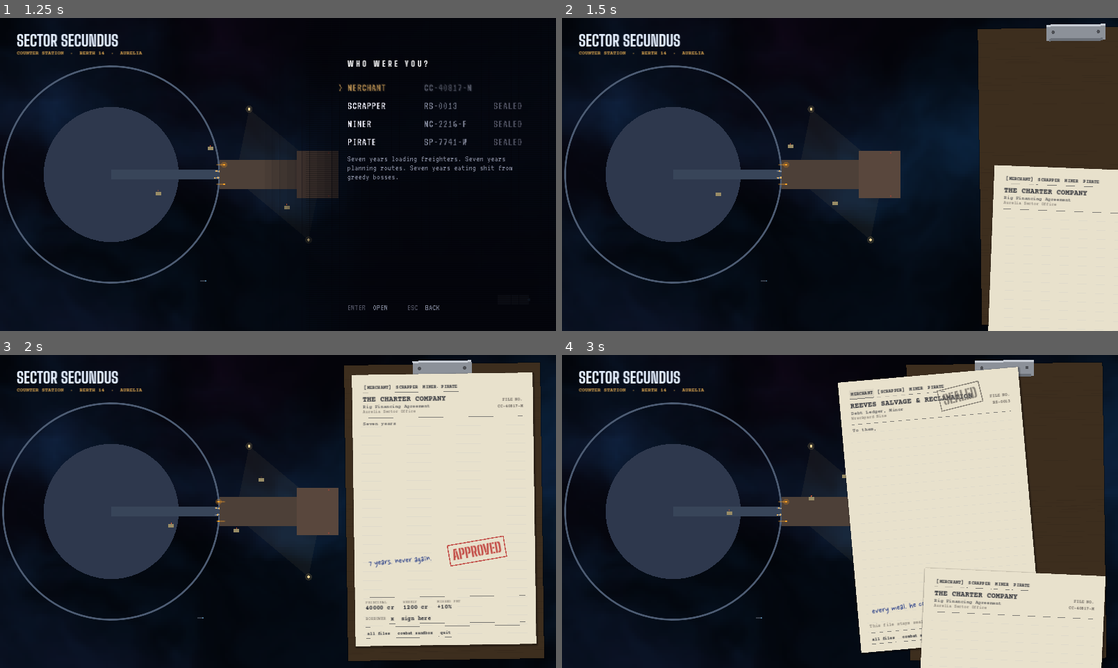
Above: before the commit, frames 1-4 (two rows, left to right).
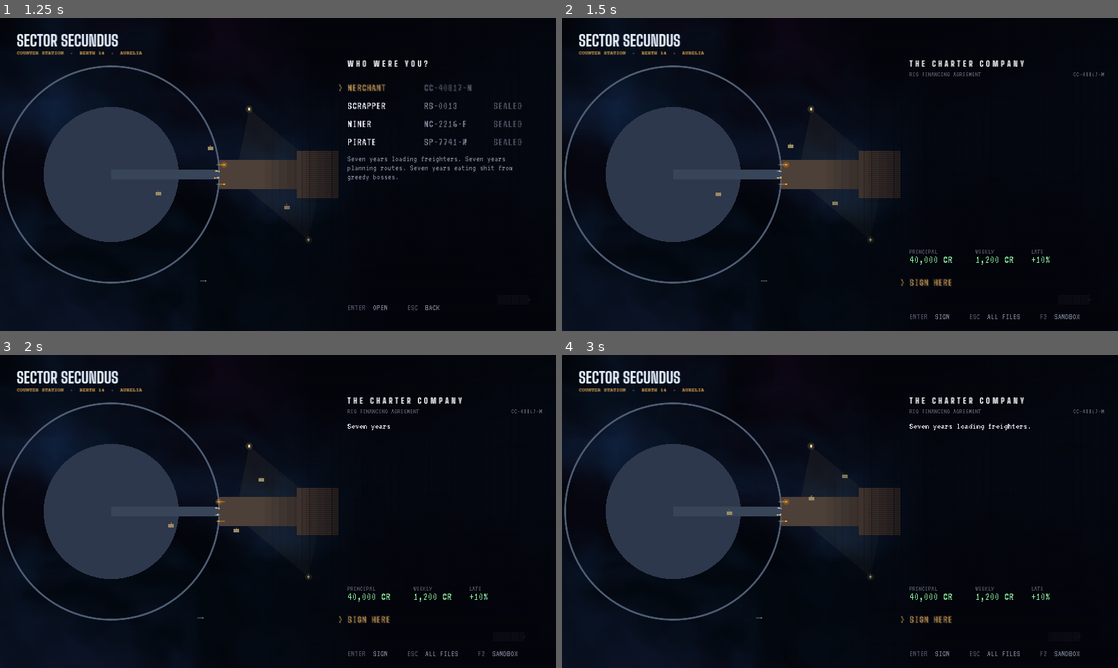
Above: after the commit, the same moments.

Repository: Donkey-Haute-01000001/Starry-Cluster
Game: Godot game, scene res://scenes/start.tscn
Two runs of this game, one before a commit and one after it. Both use one fixed random seed, a clock stepped at 60 frames per second and the inputs below.
Inputs (mouse positions are in pixels of both pictures, inside the frame that each line leads up to):
- Up to frame 1 (1.25 s): click "NEW CAREER" at 0.5 s
- Up to frame 2 (1.5 s): tap Enter at 1.25 s; drag from (840, 174) to (895, 105) at 1.27 s
- Up to frame 3 (2 s): no input
- Up to frame 4 (3 s): click (967, 386) at 2 s, where only the run before the commit has a clickable "SCRAPPER"; click (934, 389) at 2.75 s, where only the run before the commit has a clickable "MERCHANT"

Frame 1 is identical in both runs. In frame 2, 29% of the frame differs, in the area x 48-100%, y 1-100%; in frame 3, 36%; in frame 4, 45%, in the area x 49-100%, y 1-100%.

Commit message:
UI: start files in neon; the opening types onto the dark, sign line, pink neon pen note
Long openings scroll older beats off the top. Fixes finish() cutting a slow beat short.

Co-Authored-By: Claude Opus 5.5 <noreply@anthropic.com>
Claude-Session: https://claude.ai/code/session_01YXxgp2YbPcjuoa3UuYJDMk

Diff:
--- a/scripts/beats_on_paper.gd
+++ b/scripts/beats_on_paper.gd
@@ -13,6 +13,11 @@
 var beats: Array = []
 var width := 440.0
 var instant := false
+## Neon: VT323 on the dark, words glow instead of inking (docs/design/ui-look.md).
+var neon := false
+var text_size := SIZE
+## Taller than this, older beats scroll up and fade out the top (0 = no limit).
+var max_h := 0.0
 
 var _age := 0.0
 var _starts: Array = []     ## when each beat begins typing (only beats started so far)
@@ -23,8 +28,8 @@
 	mouse_filter = Control.MOUSE_FILTER_STOP
 	var h := 0.0
 	for b in beats:
-		h += Neon.height(_font(), Neon.parse(b), width, SIZE) + BEAT_GAP
-	custom_minimum_size = Vector2(width, h)
+		h += Neon.height(_font(), Neon.parse(b), width, text_size) + BEAT_GAP
+	custom_minimum_size = Vector2(width, h if max_h <= 0.0 else minf(h, max_h))
 	if not beats.is_empty():
 		_starts.append(LEAD)
 	if instant:
@@ -32,6 +37,8 @@
 
 
 func _font() -> Font:
+	if neon and Data.font_talk:
+		return Data.font_talk
 	return Data.font_type if Data.font_type else ThemeDB.fallback_font
 
 
@@ -51,9 +58,11 @@
 func finish() -> void:
 	while _starts.size() < beats.size():
 		_starts.append(0.0)
+	var longest := 0.0
 	for i in _starts.size():
 		_starts[i] = 0.0
-	_age = maxf(_age, _beat_end() + 0.01)
+		longest = maxf(longest, Neon.duration(Neon.parse(beats[i])))
+	_age = maxf(_age, longest + 0.01)   # a slow beat can outlast the last one
 	_words = 1 << 20
 
 
@@ -101,16 +110,24 @@
 
 func _draw() -> void:
 	var f := _font()
-	var y := 0.0
+	var hs: Array = []
+	var typed := 0.0     # height of every beat started so far
+	for i in beats.size():
+		hs.append(Neon.height(f, Neon.parse(beats[i]), width, text_size))
+		if i < _starts.size():
+			typed += hs[i] + BEAT_GAP
+	var scroll := maxf(0.0, typed - max_h) if max_h > 0.0 else 0.0
+	var fade := text_size * 3.0
+	var y := -scroll
 	for i in beats.size():
 		var p := Neon.parse(beats[i])
-		var h := Neon.height(f, p, width, SIZE)
-		if i < _starts.size() and _age >= _starts[i]:
-			Neon.draw(self, f, Vector2(0, y), p, width, SIZE, UIStyle.INK_TYPE, 1.0, _age - _starts[i], true)
+		var h: float = hs[i]
+		if i < _starts.size() and _age >= _starts[i] and y + h > 0.0:
+			var a := clampf((y + h) / fade, 0.0, 1.0) if scroll > 0.0 and y < fade else 1.0
+			Neon.draw(self, f, Vector2(0, y), p, width, text_size, Color(0.9, 0.9, 0.94) if neon else UIStyle.INK_TYPE,
+				a, _age - _starts[i], not neon)
 		y += h + BEAT_GAP
 	# More to come: a typewriter caret blinks where the next beat will land.
 	if _starts.size() < beats.size() and _age >= _beat_end() and fmod(_age, 1.0) < 0.6:
-		var yy := 0.0
-		for i in _starts.size():
-			yy += Neon.height(f, Neon.parse(beats[i]), width, SIZE) + BEAT_GAP
-		draw_rect(Rect2(0, yy + f.get_ascent(SIZE) - 2, 8, 2), UIStyle.INK_FADED)
+		draw_rect(Rect2(0, typed - scroll + f.get_ascent(text_size) - 2, 8 if not neon else 12, 2),
+			Color(1.0, 0.77, 0.42) if neon else UIStyle.INK_FADED)
--- /dev/null
+++ b/scripts/neon_file.gd
@@ -0,0 +1,141 @@
+extends "res://scripts/neon_menu.gd"
+## A start's file in neon (docs/design/ui-look.md): the issuer up top, the
+## opening typing onto the dark a beat at a time, the terms in green and one
+## line to sign. Your margin note glows pink, like a sign in a window.
+## Enter or a click finishes the beat that's typing before it signs.
+
+signal sandbox
+
+const BeatsOnPaper = preload("res://scripts/beats_on_paper.gd")
+const PINK := Color(1.0, 0.43, 0.75)
+const BEATS_Y := 190.0
+const TERMS_H := 62.0
+
+var start: Dictionary = {}
+var animate := true
+var beats: Control
+var _ink := 0.0            ## signature drawn so far, 0..1 (-1 = not signing)
+
+
+func _ready() -> void:
+	var doc: Dictionary = start["doc"]
+	title = doc["issuer"]
+	cols = [0.0]
+	if start["playable"]:
+		set_rows([{"cells": ["Sign here"]}])
+		hints = [["ENTER", "SIGN", func(): _open(0)], ["ESC", "ALL FILES", _back], ["F2", "SANDBOX", sandbox.emit]]
+	else:
+		set_rows([{"cells": ["Sealed"], "off": true}])
+		hints = [["ESC", "ALL FILES", _back], ["F2", "SANDBOX", sandbox.emit]]
+	hint_gap = 34.0
+	super._ready()
+	beats = BeatsOnPaper.new()
+	beats.neon = true
+	beats.text_size = 26
+	beats.beats = start["beats"]
+	beats.width = 585.0
+	beats.instant = not animate
+	# Room for the opening between the header and the terms + sign line.
+	beats.clip_contents = true
+	beats.max_h = size.y - BEATS_Y - (TERMS_H if start["playable"] else 0.0) - 34.0 - row_h - 70.0
+	beats.position = Vector2(_left(), BEATS_Y)
+	add_child(beats)
+	_ink = -1.0
+
+
+func _process(delta: float) -> void:
+	super._process(delta)
+	if _ink >= 0.0 and _ink < 1.0:
+		_ink = minf(_ink + delta * 1.6, 1.0)
+	queue_redraw()   # the note glows in once the opening is down
+
+
+func _top() -> float:
+	var h: float = beats.custom_minimum_size.y if beats else 0.0
+	return BEATS_Y + h + (TERMS_H if start.get("playable", false) else 0.0) + 34.0
+
+
+func _bottom() -> float:
+	return size.y - 70.0
+
+
+## While the opening is still typing, Enter finishes the beat instead of signing.
+func _open(i: int) -> void:
+	if beats and not beats.done():
+		beats.advance()
+		return
+	if _ink >= 0.0:
+		return
+	super._open(i)
+
+
+func _gui_input(event: InputEvent) -> void:
+	if event is InputEventKey and event.pressed and not event.echo and event.keycode == KEY_F2:
+		sandbox.emit()
+		accept_event()
+		return
+	super._gui_input(event)
+
+
+## The pen scrawls across the sign line in pink neon.
+func scrawl() -> void:
+	_ink = 0.0
+	Sfx.play("pen", -2.0)
+
+
+func _draw() -> void:
+	super._draw()
+	var talk: Font = Data.font_talk
+	var x0 := _left()
+	var doc: Dictionary = start["doc"]
+	var a := _flicker(0)
+	draw_string(talk, Vector2(x0, 168), doc["title"].to_upper(), HORIZONTAL_ALIGNMENT_LEFT, -1, SMALL, Color(OFF, a))
+	draw_string(talk, Vector2(x0, 168), doc["file"], HORIZONTAL_ALIGNMENT_RIGHT, 560, SMALL, Color(OFF, a))
+	if not beats:
+		return
+	var done: bool = beats.done()
+	var ty := BEATS_Y + beats.custom_minimum_size.y + 14.0
+	if start["playable"]:
+		var terms := [["PRINCIPAL", "%s cr" % _cr(Data.LOAN_TOTAL), 0.0], ["WEEKLY", "%s cr" % _cr(Data.LOAN_WEEKLY), 190.0],
+			["LATE", "+%d%%" % int(Data.LOAN_INTEREST * 100), 350.0]]
+		for t in terms:
+			draw_string(talk, Vector2(x0 + t[2], ty), t[0], HORIZONTAL_ALIGNMENT_LEFT, -1, SMALL, Color(OFF, a))
+			draw_string(talk, Vector2(x0 + t[2], ty + 26), t[1].to_upper(), HORIZONTAL_ALIGNMENT_LEFT, -1, ROW_SIZE, Color(UIStyle.GREEN, a))
+	# Your note, in your hand, glowing in once the opening is down.
+	var hand: Font = Data.font_hand
+	if done and hand:
+		var na := clampf(beats._age - beats._beat_end(), 0.0, 1.0) if not beats.instant else 1.0
+		# Right-aligned to the text column, so a long note never runs off screen.
+		# A long note writes smaller to fit beside the sign line.
+		var ns := 40
+		var nw := hand.get_string_size(doc["note"], HORIZONTAL_ALIGNMENT_LEFT, -1, ns).x
+		if nw > 420.0:
+			ns = int(ns * 420.0 / nw)
+			nw = hand.get_string_size(doc["note"], HORIZONTAL_ALIGNMENT_LEFT, -1, ns).x
+		var np := Vector2(x0 + 585.0 - nw, _row_y(0) + 14.0)
+		for o in [Vector2(-2, 0), Vector2(2, 0), Vector2(0, -2), Vector2(0, 2)]:
+			draw_string(hand, np + o, doc["note"], HORIZONTAL_ALIGNMENT_LEFT, -1, ns, Color(PINK, 0.16 * na))
+		draw_string(hand, np, doc["note"], HORIZONTAL_ALIGNMENT_LEFT, -1, ns, Color(1.0, 0.72, 0.87, na))
+	# The signature: a loopy neon line across the sign row.
+	if _ink > 0.0:
+		var pts := PackedVector2Array()
+		var n := int(60 * _ink)
+		var w := 200.0
+		var base := Vector2(x0 + 10.0, _row_y(0))
+		for i in n:
+			var u := i / 60.0
+			pts.append(base + Vector2(u * w, sin(u * 23.0) * 10.0 * (1.0 - u * 0.6) - u * 8.0 + cos(u * 9.0) * 4.0))
+		if pts.size() > 1:
+			draw_polyline(pts, Color(PINK, 0.25), 6.0, true)
+			draw_polyline(pts, Color(1.0, 0.8, 0.9), 2.0, true)
+
+
+## 40000 -> "40,000"
+static func _cr(n: int) -> String:
+	var s := str(n)
+	var out := ""
+	for i in s.length():
+		if i > 0 and (s.length() - i) % 3 == 0:
+			out += ","
+		out += s[i]
+	return out
--- a/scripts/neon_menu.gd
+++ b/scripts/neon_menu.gd
@@ -40,6 +40,7 @@
 var hints: Array = []
 ## While valid, every key and mouse press goes here first (key rebinding).
 var catcher := Callable()
+var hint_gap := 60.0                 ## footer baseline, up from the bottom edge
 
 var sel := 0
 var _armed := -1
@@ -336,7 +337,7 @@
 			hs.append(["DEL", "VOID", _void])
 		hs.append(["ESC", "BACK", _back])
 	var hx := x0
-	var hy := size.y - 60.0
+	var hy := size.y - hint_gap
 	for h in hs:
 		var key: String = h[0]
 		var verb: String = h[1]
--- a/scripts/start_screen.gd
+++ b/scripts/start_screen.gd
@@ -18,7 +18,9 @@
 const Neon = preload("res://scripts/neon.gd")
 const NeonMenu = preload("res://scripts/neon_menu.gd")
 const NeonSettings = preload("res://scripts/neon_settings.gd")
+const NeonFile = preload("res://scripts/neon_file.gd")
 var _beats: Control                 ## the start's opening, typing onto the file
+var _file: Control                  ## the start's file, in neon
 const BeatsOnPaper = preload("res://scripts/beats_on_paper.gd")
 const CreditsRoll = preload("res://scripts/credits_roll.gd")
 
@@ -114,11 +116,9 @@
 			_intro_shots.call_deferred(a.substr(13))
 		elif a.begins_with("--file-open="):
 			# --file-open=N: open start N's file and let it type (for recordings).
-			_open_board()
-			_show_file(int(a.substr(12)), true)
+			_show_file.call_deferred(int(a.substr(12)), true)
 		elif a.begins_with("--start-shot="):
-			_open_board()
-			_show_file(0, false)
+			_show_file.call_deferred(0, false)
 			_snapshot.call_deferred(a.substr(13))
 		elif a.begins_with("--id-shot="):
 			_open_board()
@@ -142,7 +142,6 @@
 ## --intro-shot=DIR: each start's file, part-typed and fully typed.
 func _intro_shots(dir: String) -> void:
 	DirAccess.make_dir_recursive_absolute(dir)
-	_open_board()
 	for i in Data.starts.size():
 		_show_file(i, false)
 		await get_tree().create_timer(4.0).timeout
@@ -380,25 +379,11 @@
 	add_child(m)
 	m.chosen.connect(func(k):
 		m.queue_free()
-		_selected = -1
-		_open_board()
 		_show_file(k, true))
 	m.back.connect(func():
 		m.queue_free()
 		_set_menu_shown(true))
 	return m
-
-
-## From a file back to the list of starts: the clipboard slides away first.
-func _board_to_starts() -> void:
-	var tw := create_tween()
-	var home := _board.position
-	tw.tween_property(_board, "position:x", home.x + 700.0, 0.3).set_trans(Tween.TRANS_QUAD).set_ease(Tween.EASE_IN)
-	tw.tween_callback(func():
-		_board.visible = false
-		_board.position = home
-		_show_starts())
-	Sfx.play("paper", -6.0)
 
 
 ## Settings and Controls: neon pages, shared with the pause menu.
@@ -620,126 +605,38 @@
 
 func _show_file(i: int, animate := true) -> void:
 	_selected = i
-	var s: Dictionary = Data.starts[i]
-	var doc: Dictionary = s["doc"]
-	var page := _new_page(animate)
-	var v := _sheet_body(page)
-
-	# Folder tabs: one file per career.
-	var tabs := HBoxContainer.new()
-	tabs.add_theme_constant_override("separation", 6)
-	v.add_child(tabs)
-	for k in Data.starts.size():
-		var label: String = Data.starts[k]["name"].to_upper()
-		var b := _type_button(tabs, ("[%s]" % label) if k == i else label, _pick.bind(k), 13)
-		if k == i:
-			b.disabled = true
-			b.add_theme_color_override("font_disabled_color", UIStyle.INK_TYPE)
-
-	var head := HBoxContainer.new()
-	v.add_child(head)
-	var left := VBoxContainer.new()
-	left.add_theme_constant_override("separation", -2)
-	left.size_flags_horizontal = Control.SIZE_EXPAND_FILL
-	head.add_child(left)
-	_type(left, doc["issuer"], 21, true)
-	_type(left, doc["title"], 14)
-	_type(left, doc["office"], 12, false, UIStyle.INK_FADED)
-	var file := _type(head, "FILE NO.\n" + doc["file"], 12, true, UIStyle.INK_FADED)
-	file.horizontal_alignment = HORIZONTAL_ALIGNMENT_RIGHT
-	_rule(v)
-
-	# The opening types onto the contract, a beat at a time, neon words inked in.
-	_beats = BeatsOnPaper.new()
-	_beats.beats = s["beats"]
-	_beats.width = PAPER_W - 64
-	_beats.instant = not animate
-	v.add_child(_beats)
-
-	var gap := Control.new()
-	gap.size_flags_vertical = Control.SIZE_EXPAND_FILL
-	v.add_child(gap)
-
-	if s["playable"]:
-		_rule(v)
-		var terms := GridContainer.new()
-		terms.columns = 3
-		terms.add_theme_constant_override("h_separation", 26)
-		v.add_child(terms)
-		for t in [["PRINCIPAL", "%d cr" % Data.LOAN_TOTAL], ["WEEKLY", "%d cr" % Data.LOAN_WEEKLY],
-				["MISSED PMT", "+%d%%" % int(Data.LOAN_INTEREST * 100)]]:
-			var cell := VBoxContainer.new()
-			cell.add_theme_constant_override("separation", -3)
-			terms.add_child(cell)
-			_type(cell, t[0], 11, false, UIStyle.INK_FADED)
-			_type(cell, t[1], 17, true)
-		var sig := HBoxContainer.new()
-		sig.add_theme_constant_override("separation", 10)
-		v.add_child(sig)
-		_type(sig, "BORROWER", 12, false, UIStyle.INK_FADED)
-		var line := _type_button(sig, "x  sign here", _sign, 16)
-		line.size_flags_horizontal = Control.SIZE_EXPAND_FILL
-	else:
-		_type(v, "This file stays sealed for now.", 13, false, UIStyle.INK_FADED)
-
-	_rule(v)
-	var foot := HBoxContainer.new()
-	foot.add_theme_constant_override("separation", 14)
-	v.add_child(foot)
-	_type_button(foot, "all files", _board_to_starts, 12)
-	_type_button(foot, "combat sandbox", func():
+	_board.visible = false   # back from the ID form: the clipboard goes
+	if _file:
+		_file.queue_free()
+	_set_menu_shown(false)
+	var f := NeonFile.new()
+	f.start = Data.starts[i]
+	f.animate = animate
+	add_child(f)
+	_file = f
+	_beats = f.beats
+	f.back.connect(func():
+		_file = null
+		f.queue_free()
+		_show_starts())
+	f.chosen.connect(func(_r): _sign())
+	f.sandbox.connect(func():
 		Data.mode = "sandbox"
-		get_tree().change_scene_to_file("res://scenes/main.tscn"), 12)
-	_type_button(foot, "quit", func(): get_tree().quit(), 12)
-
-	# Ink on top: the stamp, and your note in the margin.
-	# Sealed files: the stamp goes across the header, the note sits under the text.
-	var stamp_at := Vector2(PAPER_W - 250, PAPER_H - 300) if s["playable"] else Vector2(PAPER_W - 235, 38)
-	var pen_at := Vector2(40, PAPER_H - 250) if s["playable"] else Vector2(40, PAPER_H - 128)
-	_stamp(page, doc["stamp"], stamp_at, -9.0, animate,
-		UIStyle.INK_STAMP if s["playable"] else UIStyle.INK_FADED)
-	_pen(page, doc["note"], pen_at, -4.0)
-
-
-func _pick(i: int) -> void:
-	if _busy or i == _selected:
-		return
-	Sfx.play("flip", -4.0)
-	_show_file(i)
-
-
-## Signing the loan: the pen scrawls a signature, then the next form comes up.
+		get_tree().change_scene_to_file("res://scenes/main.tscn"))
+
+
+## Signing the loan: a neon scrawl across the line, then the next form comes up.
 func _sign() -> void:
 	if _busy:
 		return
 	_busy = true
-	Sfx.play("pen", -2.0)
-	var scrawl := Scrawl.new()
-	scrawl.position = Vector2(140, PAPER_H - 128)
-	scrawl.size = Vector2(240, 50)
-	_page.add_child(scrawl)
-	await get_tree().create_timer(0.75).timeout
+	_file.scrawl()
+	await get_tree().create_timer(0.9).timeout
+	_file.queue_free()
+	_file = null
+	_open_board()
 	_show_identity(true)
 	_busy = false
-
-
-## An animated signature: a loopy pen line drawn left to right.
-class Scrawl extends Control:
-	var _t := 0.0
-	func _ready() -> void:
-		mouse_filter = Control.MOUSE_FILTER_IGNORE
-	func _process(delta: float) -> void:
-		_t = minf(_t + delta * 1.6, 1.0)
-		queue_redraw()
-	func _draw() -> void:
-		var pts := PackedVector2Array()
-		var n := int(60 * _t)
-		for i in n:
-			var u := i / 60.0
-			pts.append(Vector2(u * size.x, size.y * 0.55 + sin(u * 23.0) * 12.0 * (1.0 - u * 0.6) - u * 10.0
-				+ cos(u * 9.0) * 5.0))
-		if pts.size() > 1:
-			draw_polyline(pts, UIStyle.INK_PEN, 2.0, true)
 
 
 # --- Page two: who you are ----------------------------------------------------------
@@ -816,7 +713,7 @@
 	go.size_flags_horizontal = Control.SIZE_EXPAND_FILL
 	_type_button(foot, "back", func():
 		if not _busy:
-			_show_file(_selected), 12)
+			_show_file(_selected, false), 12)
 
 
 ## A blank on a form: typed label, your handwriting on the line.
Not shown, changed: docs/ROADMAP.md
